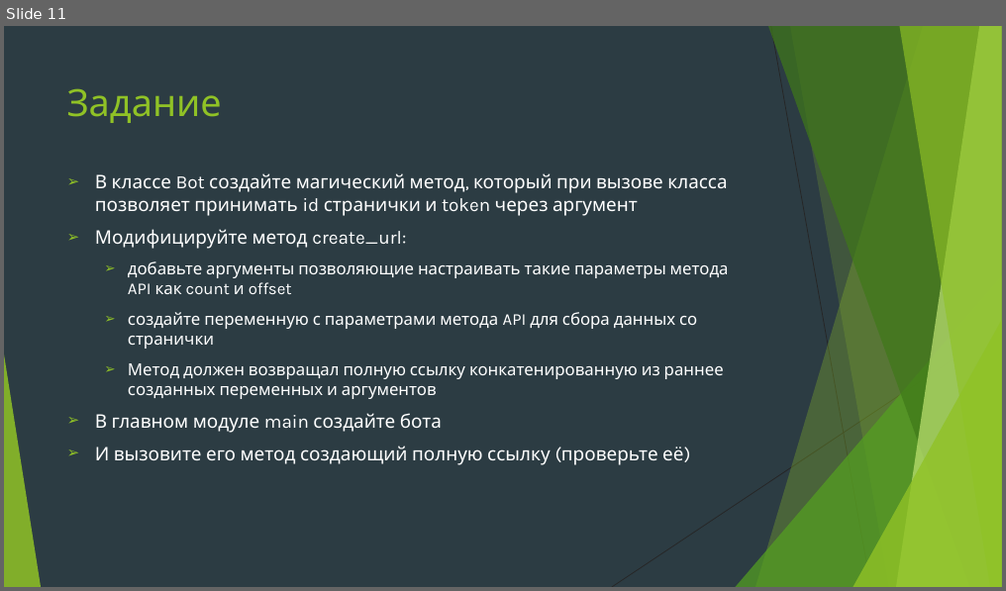
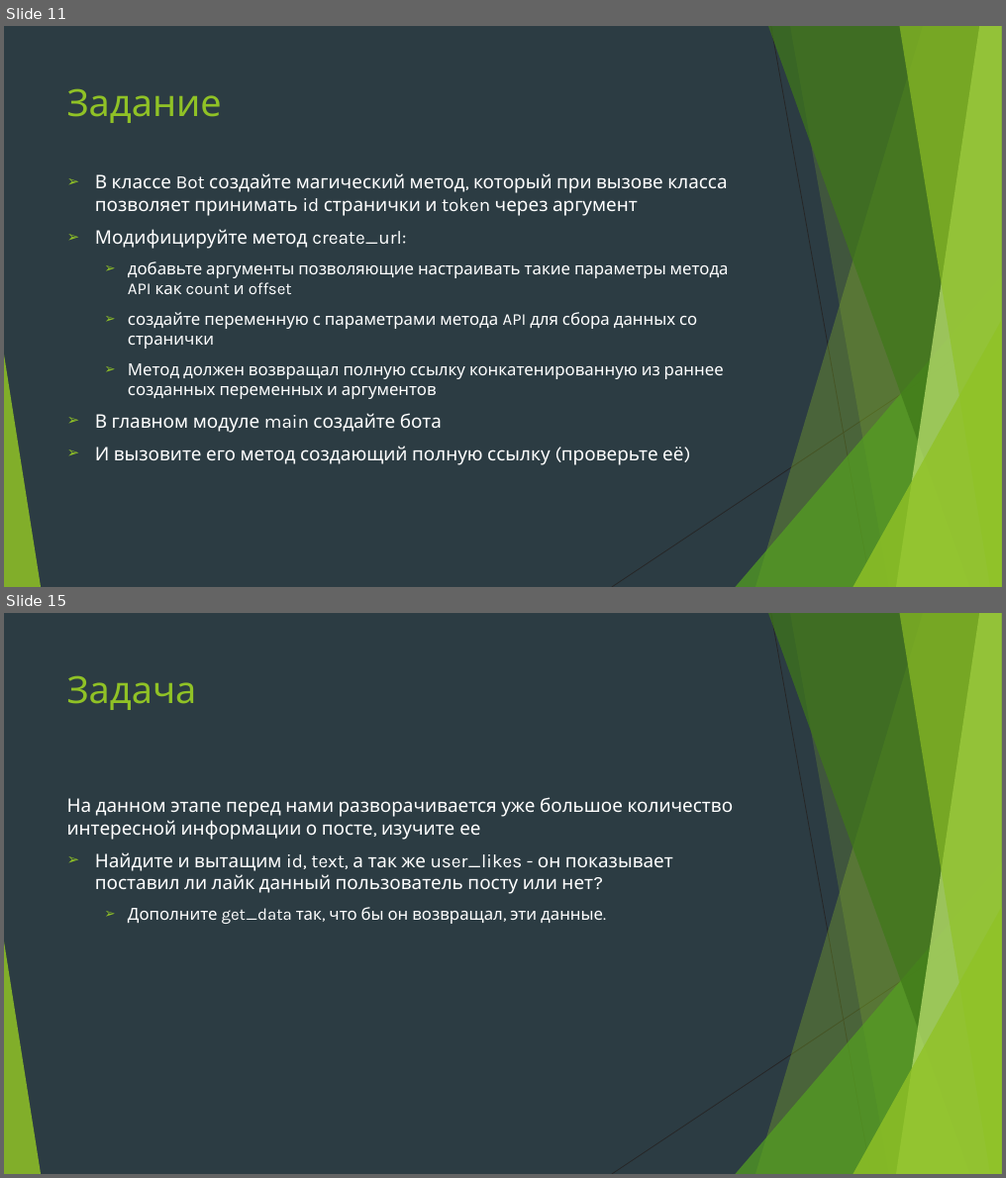
Before and after one commit to Yegor9151/for_corund, a slide deck: python/module2/presentation/урок 5 модуль 2.pptx. Shown one above the other, each under a label of ours: slide 11 before the commit, slides 11 and 15 after it; the slides between them are not shown. The pictures are 1006x591 and 1006x1178 pixels, drawn with LibreOffice and Linux fonts; fonts in the diff are those of the drawing. Boxes give left, top, right and bottom in pixels: in the first picture for what was removed or moved away, otherwise in the second. Text is boxed around its words. In the diff, an @@ line names an element or a change of style, - is before the commit and + after.

```diff
--- a/python/module2/presentation/урок 5 модуль 2.pptx
+++ b/python/module2/presentation/урок 5 модуль 2.pptx
@@ slide 15 added at bbox=[4, 613, 1002, 1174], background #2C3C43; not listed: 10 template elements that a slide beside it also shows @@
@@ title added at bbox=[67, 675, 197, 710], 36 pt, text #90C226 @@
+Задача
@@ text added at bbox=[67, 797, 734, 924], 18 pt, text #FFFFFF @@
+На данном этапе перед нами разворачивается уже большое количество интересной информации о посте, изучите ее
+➢ Найдите и вытащим id, text, а так же user_likes - он показывает поставил ли лайк данный пользователь посту или нет?
+  ➢ Дополните get_data так, что бы он возвращал, эти данные.
```
Also in this commit, not shown: 3 other slides added.
